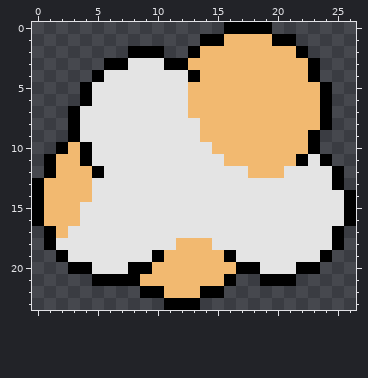
Pixel-art sprite: FluffoDoggo/Assets/Sprites/Pickups/FluffoPickupWithNoAssShading.png. The picture above was drawn from the file before the commit.
The file is 108x96 pixels, drawn in blocks of 4x4; one block is one cell here.
The same view after the edit:
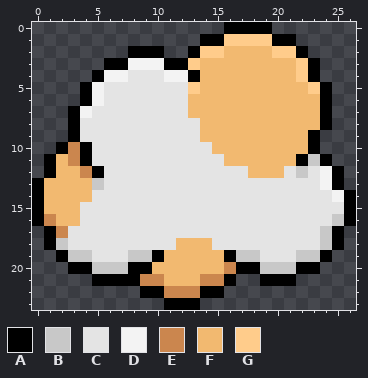
Palette (. is transparent): A #000000  B #c8c8c8  C #e4e4e4  D #f3f3f3  E #cb864e  F #f2b970  G #ffcc8b
The exact change:
Colour B replaces colour C in row 11 at x 23; in row 12 at x 22; in row 13 at x 5; in row 16 at x 25; in row 17 at x 24; in row 18 at x 2 and 24.
Colour B replaces colour C in row 19 at x 3 to 4, 8 to 9, 17 to 18 and 22 to 23; in row 20 at x 5 to 7 and 19 to 21.
Colour D replaces colour C in row 3 at x 8 to 10; in row 4 at x 6 to 7 and 11 to 12; in rows 5 to 6 at x 5; in row 7 at x 4; in rows 12 to 13 at x 24; in row 14 at x 25.
Colour E replaces colour F in rows 10 to 11 at x 3; in row 12 at x 4; in row 16 at x 1; in row 17 at x 2; in row 20 at x 16; in row 21 at x 9 to 10 and 14 to 15.
Colour E replaces colour F in row 22 at x 11 to 13.
Colour G replaces colour F in row 1 at x 16 to 19; in row 2 at x 14 to 15 and 20 to 21; in row 3 at x 13 and 22; in row 4 at x 22; in row 5 at x 13 and 23.
Where, in picture pixels (left, top, right, bottom), the same in both pictures:
changed: (44, 34, 344, 298)
